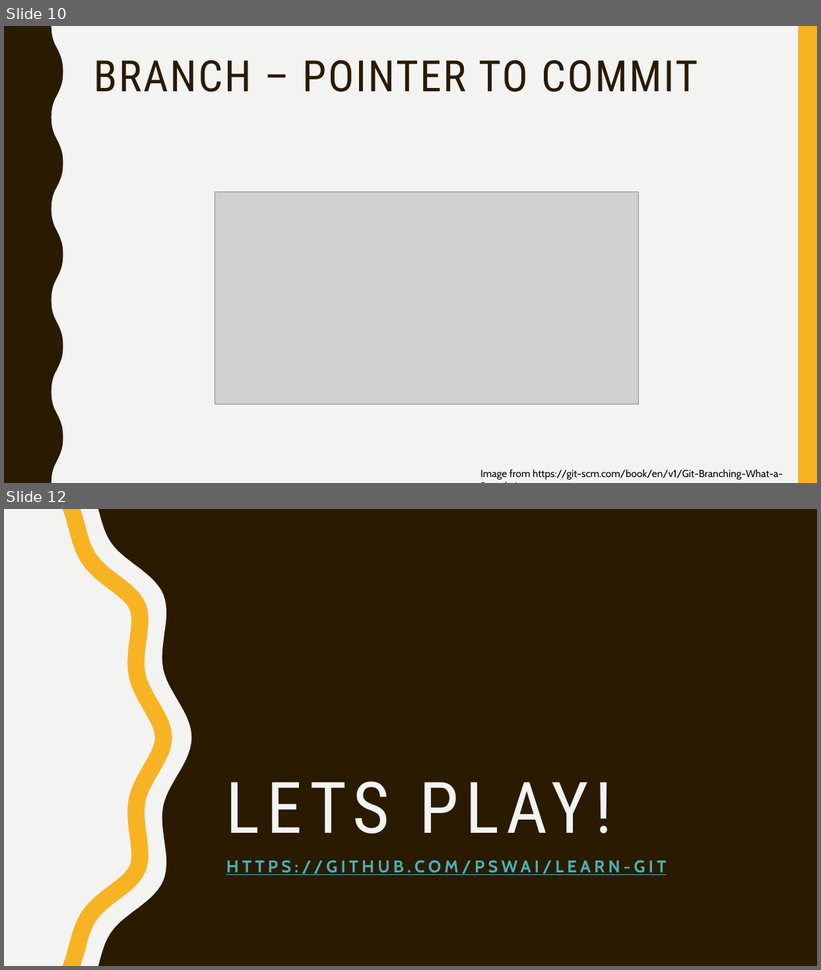
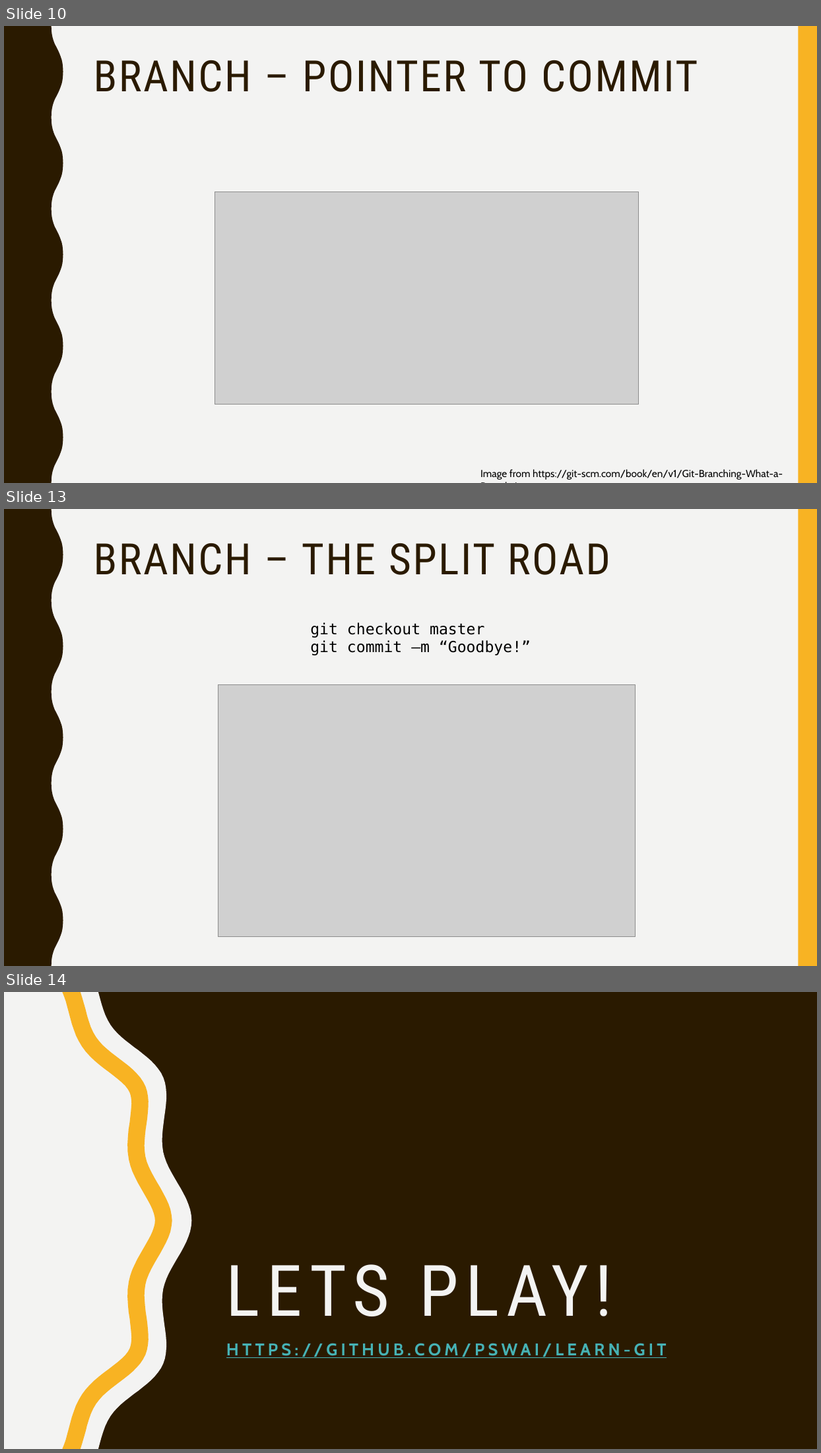
Before and after one commit to pswai/learn-git, a slide deck: learn-git.pptx. Shown one above the other, each under a label of ours: slides 10 and 12 before the commit, slides 10, 13 and 14 after it; the slides between them are not shown. The pictures are 821x970 and 821x1453 pixels, drawn with LibreOffice and Linux fonts; fonts in the diff are those of the drawing; grey boxes stand for pictures. Boxes give left, top, right and bottom in pixels: in the first picture for what was removed or moved away, otherwise in the second. Text is boxed around its words. In the diff, an @@ line names an element or a change of style, - is before the commit and + after.

```diff
--- a/learn-git.pptx
+++ b/learn-git.pptx
@@ slide 13 added at (4, 509, 817, 966), background #F3F3F2; not listed: 2 template elements that a slide beside it also shows @@
@@ title added at (94, 543, 611, 575), 51 pt, text #2A1A00 @@
+BRANCH – THE SPLIT ROAD
@@ text added at (310, 623, 531, 656), 18 pt, text #000000 @@
+git checkout master
+git commit –m “Goodbye!”
@@ picture added at (218, 685, 636, 937) @@
@@ what was slide 12 is now slide 14 @@
```
Also in this commit, not shown: 1 slide changed, 1 other slide added.
